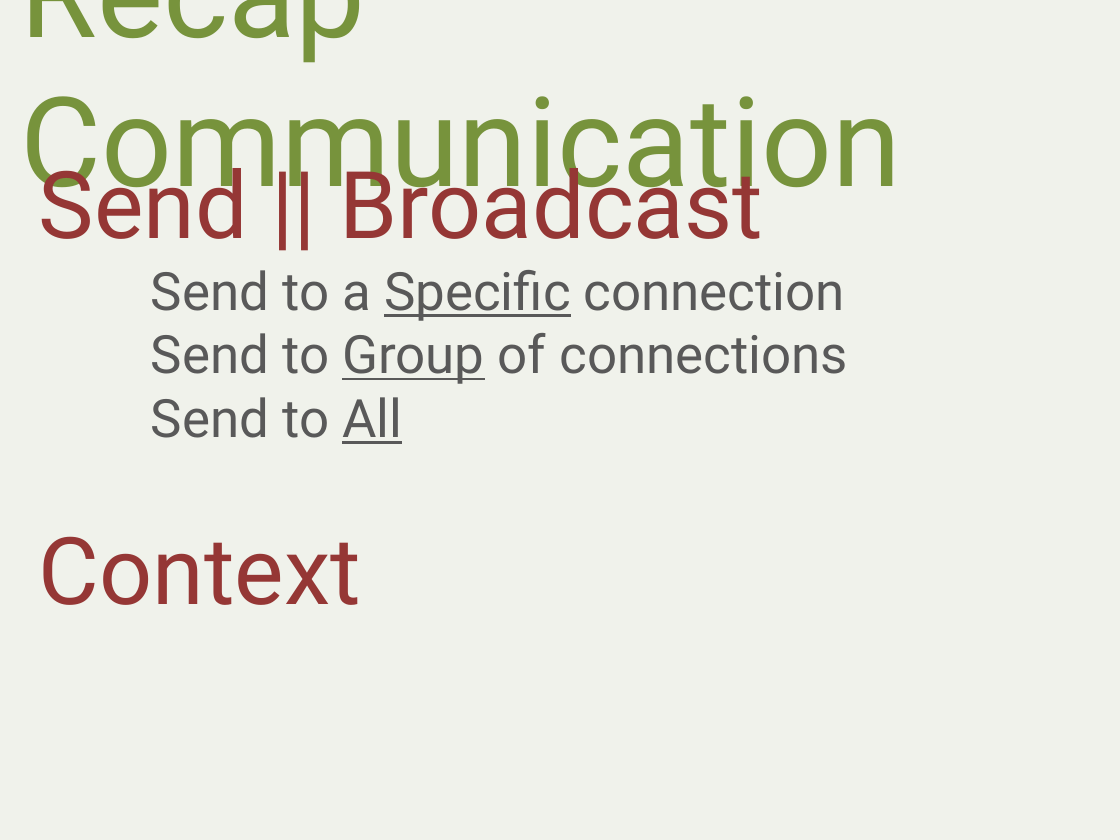
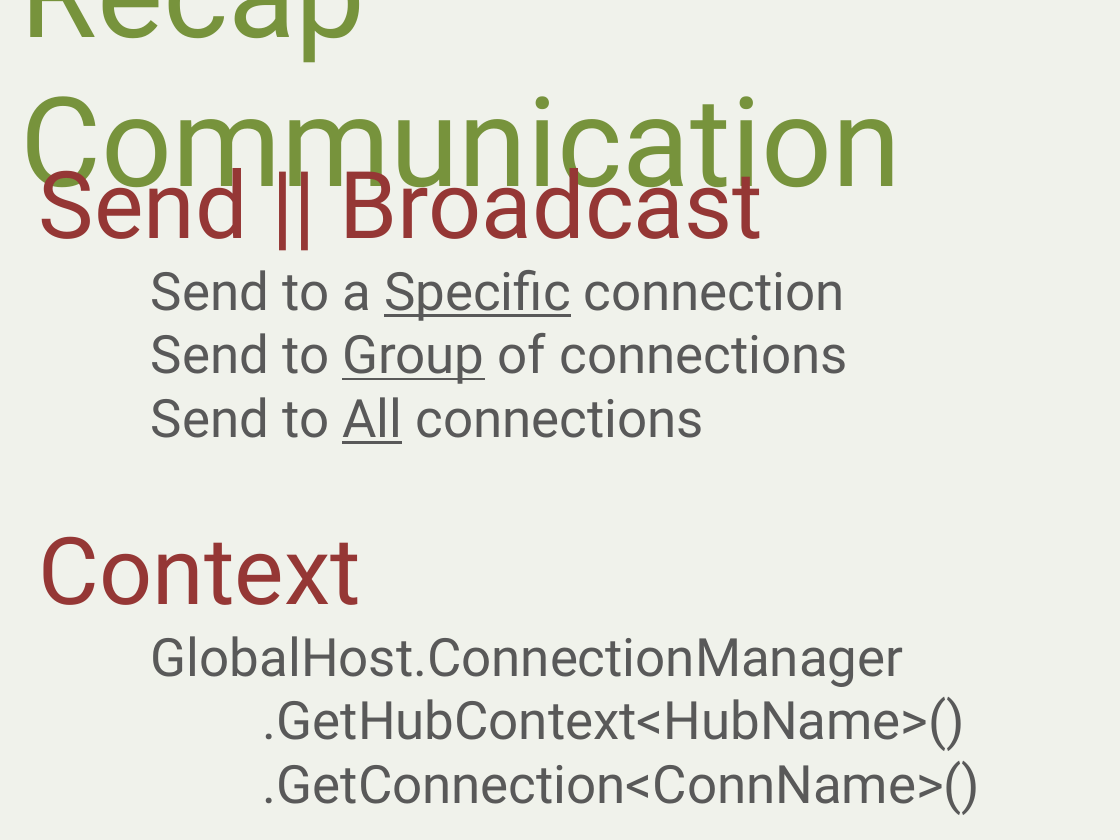
Before and after one commit to alani/Talks, a slide deck: slide 27 of SignalR-Intro/SignalRIntro.pptx. Drawn at 1120x840 pixels with LibreOffice and Linux fonts; fonts in the diff are those of the drawing. Boxes give left, top, right and bottom in pixels: in the first picture for what was removed or moved away, otherwise in the second. Text is boxed around its words. In the diff, an @@ line names an element or a change of style, - is before the commit and + after.

Commit message:
Update slides.

```diff
--- a/SignalR-Intro/SignalRIntro.pptx
+++ b/SignalR-Intro/SignalRIntro.pptx
@@ text at <box>151,397,704,444</box>: text changed @@
-Send to All
+Send to All connections
@@ text at <box>151,636,980,815</box>: paragraphs added @@
+GlobalHost.ConnectionManager
+.GetHubContext<HubName>()
+.GetConnection<ConnName>()
```
Also in this commit, not shown: 3 other slides changed, 1 other file.
